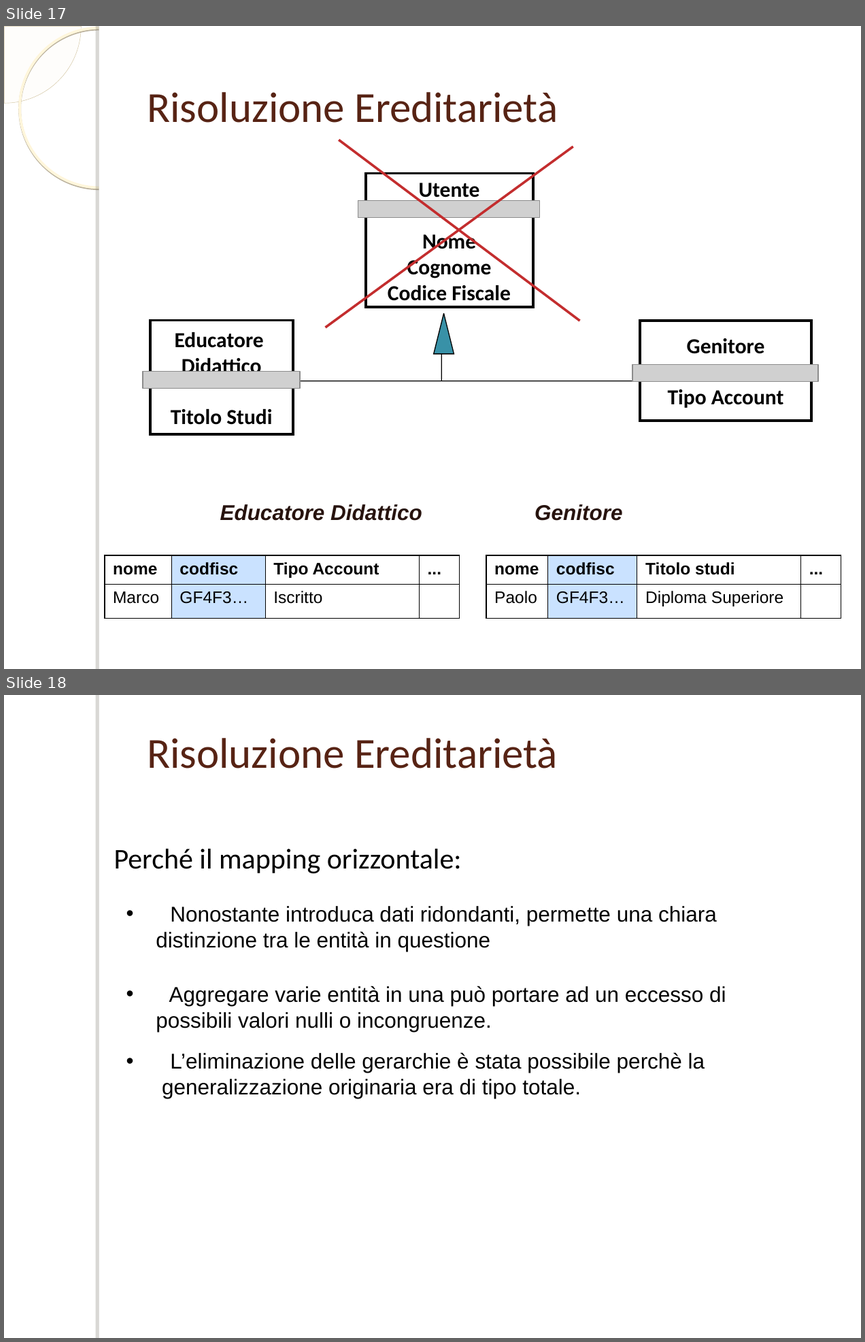
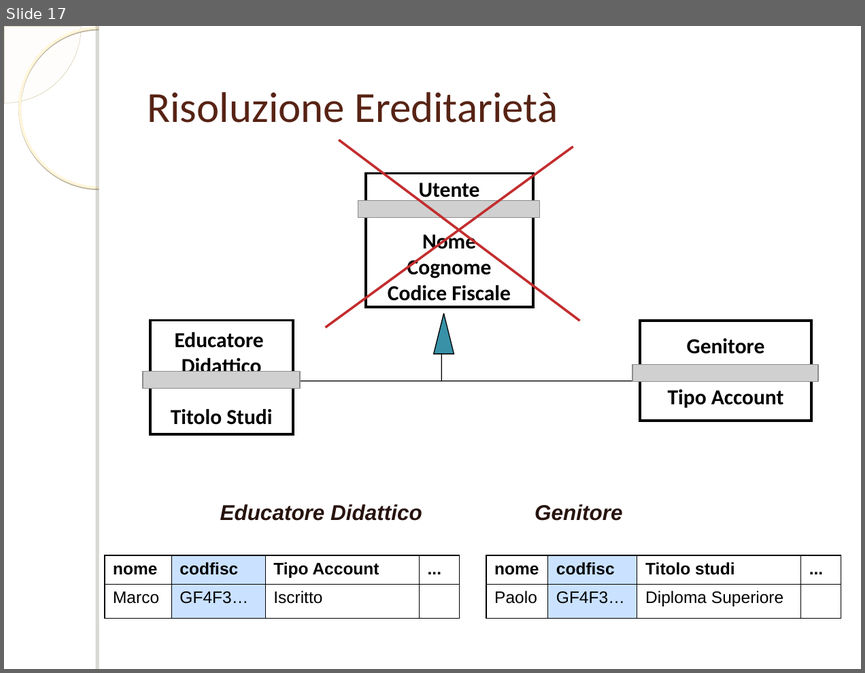
Before and after one commit to ammirate/at-silo, a slide deck: documenti_comuni/PresentazioneDB.ppt. Shown one above the other, each under a label of ours: slides 17 and 18 before the commit, slide 17 after it. The pictures are 865x1342 and 865x673 pixels, drawn with LibreOffice and Linux fonts; fonts in the diff are those of the drawing; grey boxes stand for pictures; background and template pictures are left out. Boxes give left, top, right and bottom in pixels: in the first picture for what was removed or moved away, otherwise in the second. Text is boxed around its words. In the diff, an @@ line names an element or a change of style, - is before the commit and + after.

```diff
--- a/documenti_comuni/PresentazioneDB.ppt
+++ b/documenti_comuni/PresentazioneDB.ppt
@@ slide 18 removed at [4,695,861,1338], background picture (left out); not listed: 1 template element that a slide beside it also shows @@
@@ text removed at [147,738,558,768] @@
-Risoluzione Ereditarietà
@@ text removed at [114,848,462,874] @@
-Perché il mapping orizzontale:
@@ text removed at [156,906,717,951] @@
-• Nonostante introduca dati ridondanti, permette una chiara
-distinzione tra le entità in questione
@@ text removed at [156,985,726,1032] @@
-• Aggregare varie entità in una può portare ad un eccesso di
-possibili valori nulli o incongruenze.
@@ text removed at [162,1052,705,1098] @@
-• L’eliminazione delle gerarchie è stata possibile perchè la
-generalizzazione originaria era di tipo totale.
```
Also in this commit, not shown: 3 slides changed, 9 slides added, 9 other slides removed.
